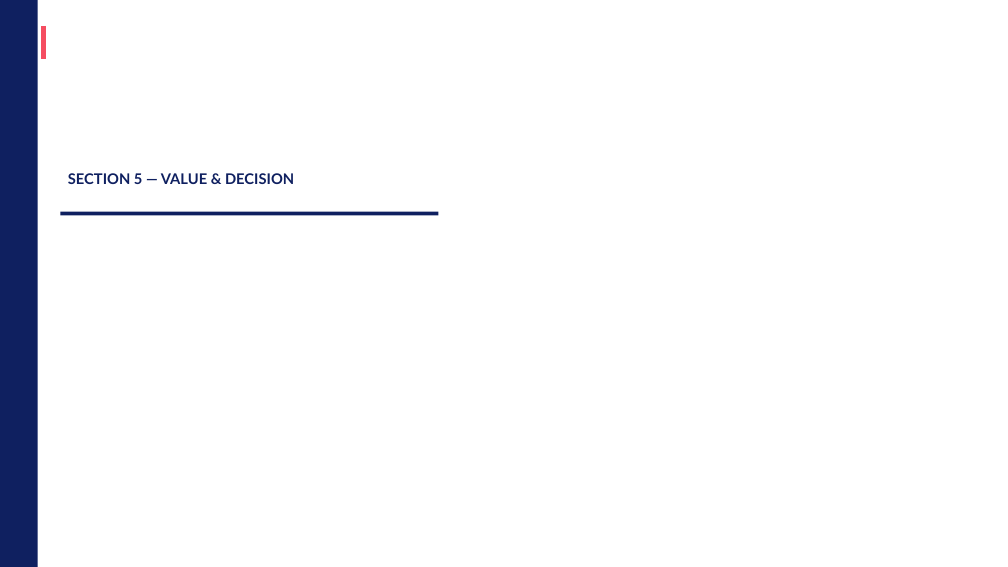
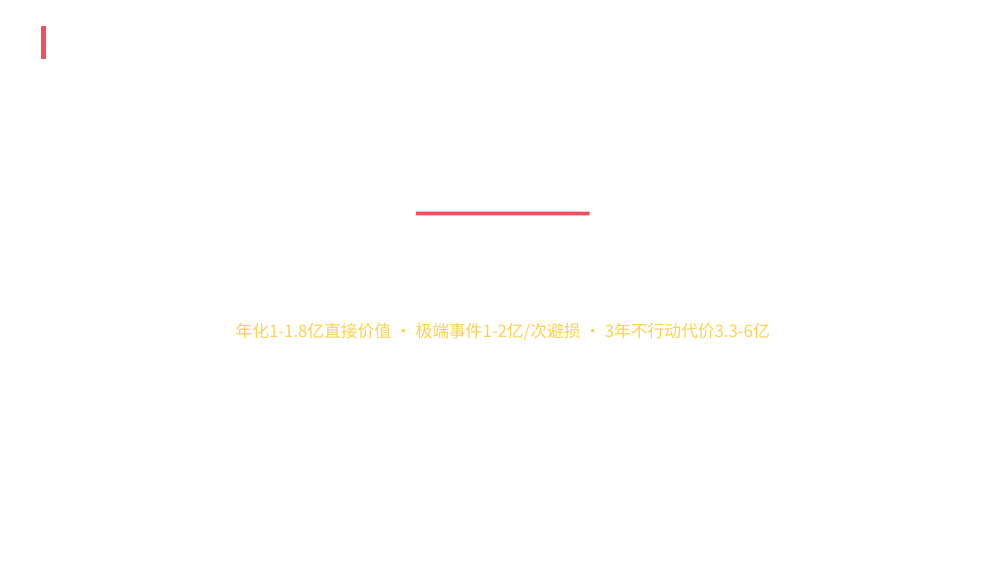
Before and after one commit to BellyFish99/ficc-projDocs, a slide deck: slide 8 of gy/gy_ppt.pptx (slide 37 before the commit). Drawn at 1008x567 pixels with LibreOffice and Linux fonts; fonts in the diff are those of the drawing; background and template pictures are left out. Boxes give left, top, right and bottom in pixels: in the first picture for what was removed or moved away, otherwise in the second. Text is boxed around its words. In the diff, an @@ line names an element or a change of style, - is before the commit and + after.

```diff
--- a/gy/gy_ppt.pptx
+++ b/gy/gy_ppt.pptx
@@ rectangle removed at (0, 0, 38, 567) @@
@@ text added at (384, 117, 616, 212), 44 pt, text #FFFFFF, bold @@
+02
@@ text removed at (68, 173, 294, 184) @@
-SECTION 5 — VALUE & DECISION
@@ rectangle removed at (60, 212, 439, 216) @@
@@ rectangle added at (416, 212, 590, 216), fill #F54D61 @@
@@ text "年化1-1.8亿直接价值 · 极端事件1-2亿/次避损 · 3年不行动代价3.3-6亿": place and size @@
-text "年化1-1.8亿直接价值 · 极端事件1-2亿/次避损 · 3年不行动代价3.3-6亿" at (60, 318, 968, 363)
+text "年化1-1.8亿直接价值 · 极端事件1-2亿/次避损 · 3年不行动代价3.3-6亿" at (236, 323, 770, 340)
@@ text "年化1-1.8亿直接价值 · 极端事件1-2亿/次避损 · 3年不行动代价3.3-6亿" at (236, 323, 770, 340): font Lato to Noto Sans CJK SC, text colour #FFFFFF to #FFD051; alignment left to centre @@
```
Also in this commit, not shown: 31 other slides changed, 23 slides added, 11 slides removed, 36 other files.
